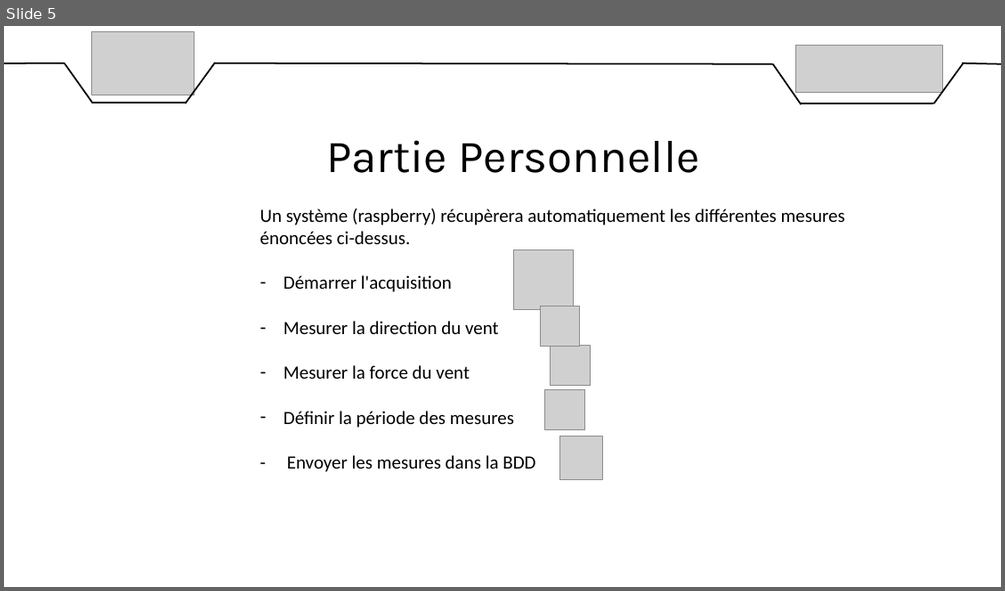
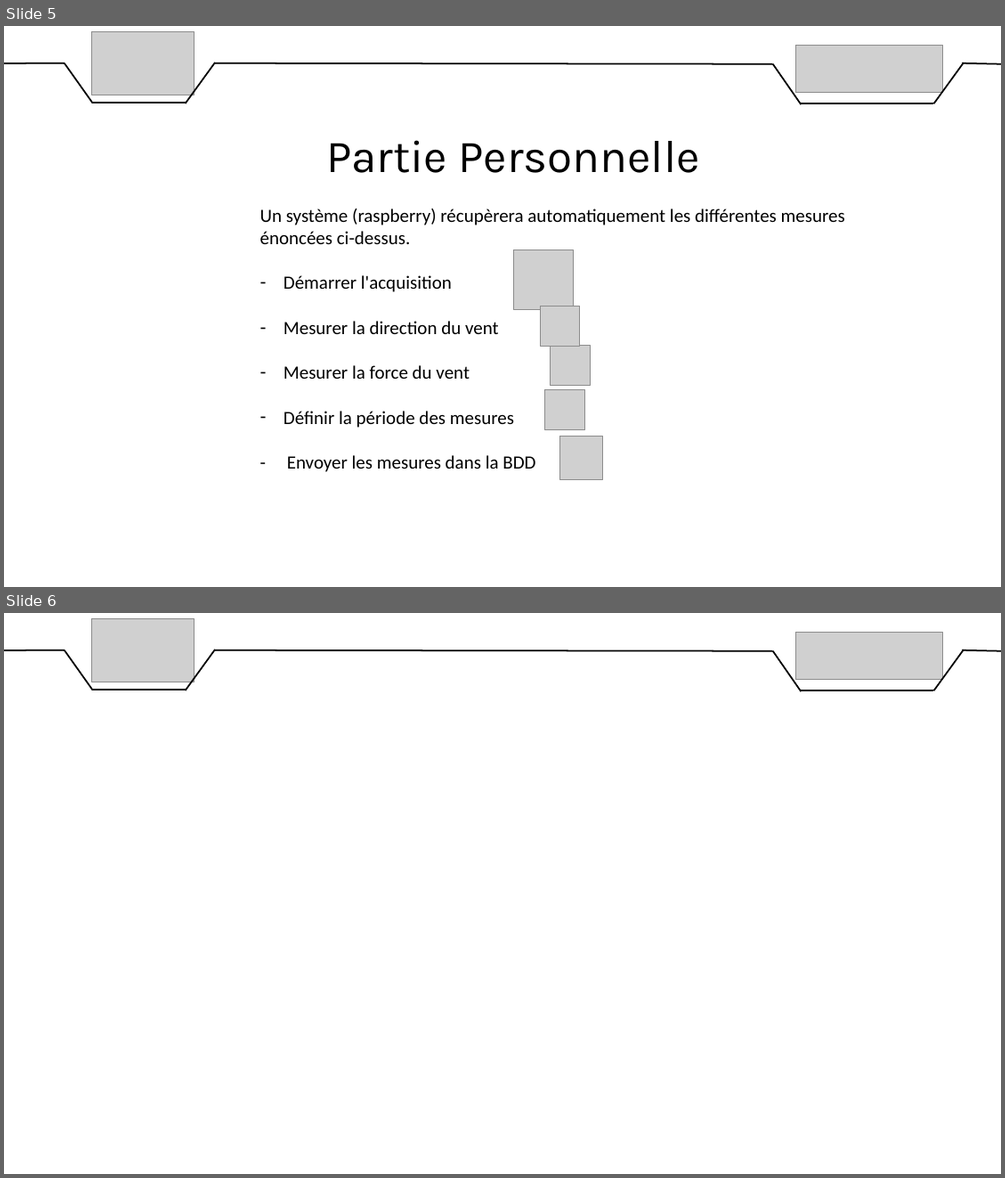
Before and after one commit to DylanChe/SupervisionSerre, a slide deck: oral_projet/revue_1/diaporama_revue_1_steven.pptx. Shown one above the other, each under a label of ours: slide 5 before the commit, slides 5 and 6 after it. The pictures are 1005x591 and 1005x1178 pixels, drawn with LibreOffice and Linux fonts; fonts in the diff are those of the drawing; grey boxes stand for pictures. Boxes give left, top, right and bottom in pixels: in the first picture for what was removed or moved away, otherwise in the second. Text is boxed around its words. In the diff, an @@ line names an element or a change of style, - is before the commit and + after.

Commit message:
MAJ diapo

```diff
--- a/oral_projet/revue_1/diaporama_revue_1_steven.pptx
+++ b/oral_projet/revue_1/diaporama_revue_1_steven.pptx
@@ slide 6 added at (4,613,1001,1174), background #FFFFFF @@
@@ picture added at (91,618,194,682) @@
@@ picture added at (796,633,943,679) @@
@@ line added from (4, 650) to (65, 650), #000000 1.5 pt @@
@@ line added from (65, 650) to (92, 690), #000000 1.5 pt @@
@@ line added from (215, 649) to (185, 690), #000000 1.5 pt @@
@@ line added from (214, 650) to (773, 651), #000000 1.5 pt @@
@@ line added from (773, 651) to (801, 691), #000000 1.5 pt @@
@@ line added from (963, 649) to (933, 690), #000000 1.5 pt @@
@@ line added from (962, 650) to (1001, 651), #000000 1.5 pt @@
@@ line added from (92, 690) to (186, 690), #000000 1.5 pt @@
@@ line added from (801, 690) to (933, 690), #000000 1.5 pt @@
```
